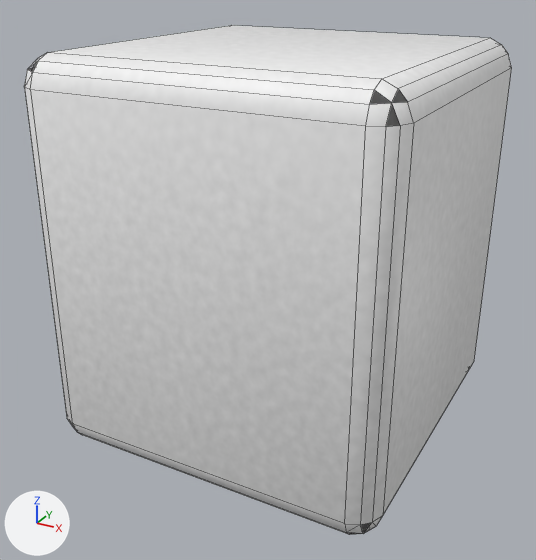
The FBX model Candyland/CandylandContent/Objekte/Obstacles/lakritzblock_flach.fbx, before and after one commit.
The view is the same before and after, from a 50 mm camera at (0.017, -0.0327, 0.0139) aimed at (-0.0004, -0.0011, -0.0018). The axes (+X, +Y, +Z) are drawn at lower left. The lights are the same throughout. Mesh edges are drawn as thin lines. Where no turn or scale is listed for an object, it has been applied to the vertices.
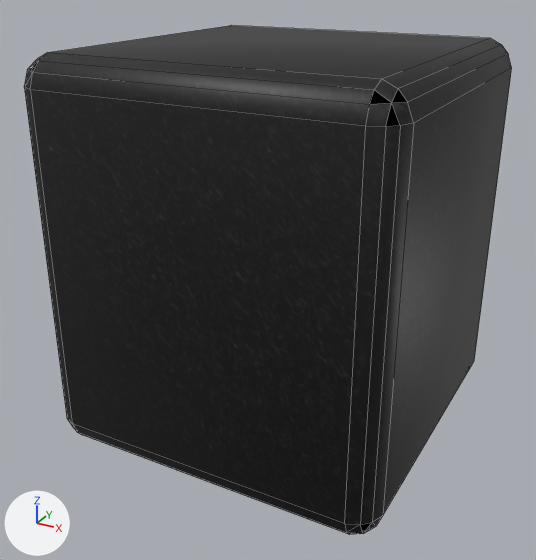
Boxes (x1, y1, x2, y2) around the edits, measured in the pictures (536 x 560 px):
```json
{"object": "Cube", "change": "surface changed", "before": [24, 25, 512, 535], "after": [24, 25, 512, 535], "on screen": "grey to black"}
```

Edits to the scene script, one JSON object a line:
```json
{"op": "add", "block": "img_obstacletextur_png", "code": ["img_obstacletextur_png = load_image('obstacletextur.png', 'obstacletextur.png', 2048, 2048, 'sRGB')"]}
{"op": "set", "path": "mat_material__untitled_001.texture", "old": "img_blockmovabletextur_png", "new": "img_obstacletextur_png", "note": "with its transparency"}
```
